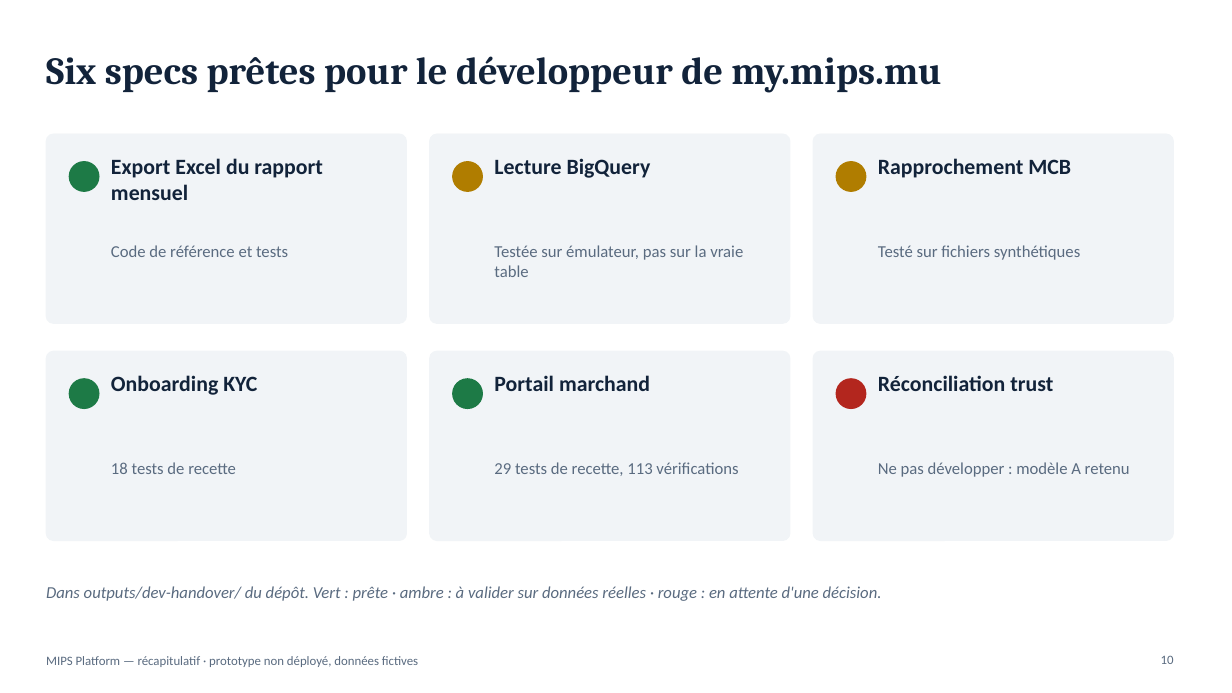
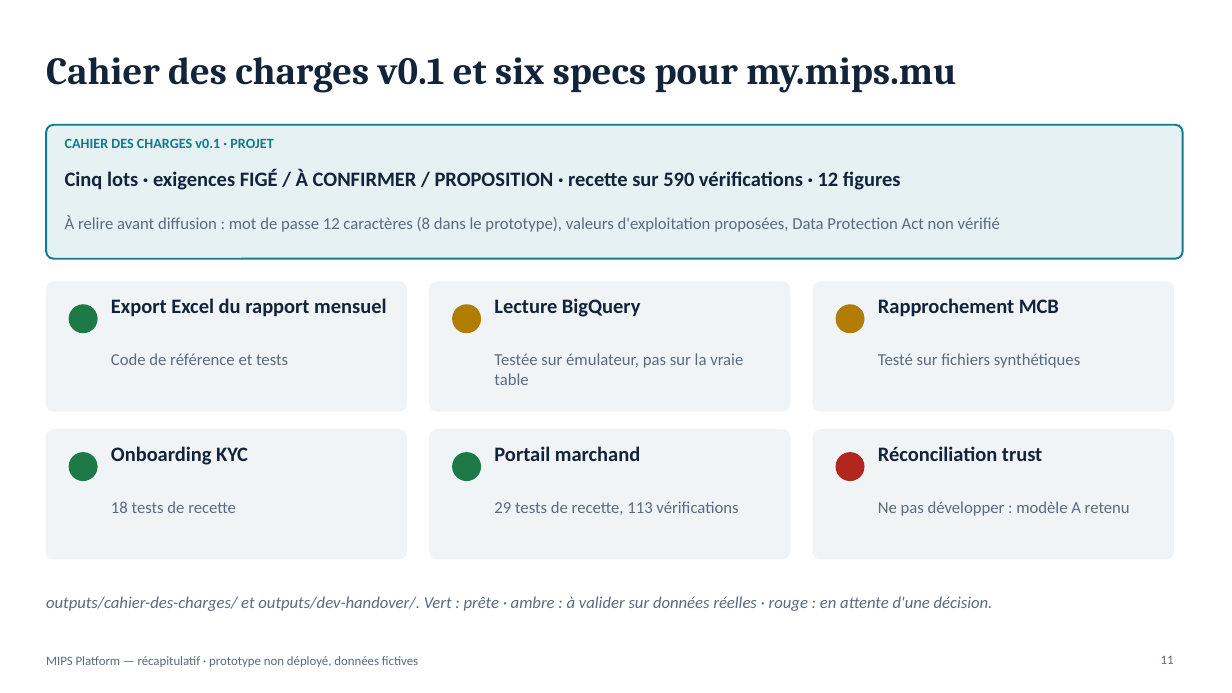
Before and after one commit to fmassonmips/mips-platform, a slide deck: slide 11 of outputs/recap/MIPS-recapitulatif.pptx (slide 10 before the commit). Drawn at 1232x693 pixels with LibreOffice and Linux fonts; fonts in the diff are those of the drawing. Boxes give left, top, right and bottom in pixels: in the first picture for what was removed or moved away, otherwise in the second. Text is boxed around its words. In the diff, an @@ line names an element or a change of style, - is before the commit and + after.

```diff
--- a/outputs/recap/MIPS-recapitulatif.pptx
+++ b/outputs/recap/MIPS-recapitulatif.pptx
@@ title at (46,57,956,93): text changed @@
-Six specs prêtes pour le développeur de my.mips.mu
+Cahier des charges v0.1 et six specs pour my.mips.mu
@@ rounded rectangle added at (46,125,1183,259), fill #0F7C8C at 10% opacity, outline #0F7C8C 1.5 pt @@
@@ text added at (65,138,273,148), 11 pt, text #0F7C8C, bold @@
+CAHIER DES CHARGES v0.1 · PROJET
@@ text added at (65,169,901,190), 16 pt, text #12233A, bold @@
+Cinq lots · exigences FIGÉ / À CONFIRMER / PROPOSITION · recette sur 590 vérifications · 12 figures
@@ text added at (65,215,1000,232), 13 pt, text #5A6B80 @@
+À relire avant diffusion : mot de passe 12 caractères (8 dans le prototype), valeurs d'exploitation proposées, Data Protection Act non vérifié
@@ rounded rectangle: place and size @@
-rounded rectangle at (46,134,407,323)
+rounded rectangle at (46,282,407,411)
@@ text "Export Excel du rapport mensuel": place and size @@
-text "Export Excel du rapport mensuel" at (111,158,323,200)
+text "Export Excel du rapport mensuel" at (111,298,386,317)
@@ rounded rectangle: place and size @@
-rounded rectangle at (430,134,790,323)
+rounded rectangle at (430,282,790,411)
@@ text "Lecture BigQuery": place and size @@
-text "Lecture BigQuery" at (494,158,651,178)
+text "Lecture BigQuery" at (494,298,641,317)
@@ proportions changed in 6 elements at (46,430,407,559), (430,430,790,559), (813,430,1174,559), (46,282,407,411), (430,282,790,411), (813,282,1174,411) @@
@@ rounded rectangle: place and size @@
-rounded rectangle at (813,134,1174,323)
+rounded rectangle at (813,282,1174,411)
@@ size 17 to 16 pt in 6 elements at (111,446,248,465), (494,446,640,461), (878,446,1042,461), (111,298,386,317), (494,298,641,317), (878,298,1059,317) @@
@@ text "Rapprochement MCB": place and size @@
-text "Rapprochement MCB" at (878,158,1071,178)
+text "Rapprochement MCB" at (878,298,1059,317)
@@ 3 ellipses: place and size @@
-3 ellipses at (69,162,866,191)
+3 ellipses at (69,305,864,333)
@@ text "Code de référence et tests": place and size @@
-text "Code de référence et tests" at (111,245,288,257)
+text "Code de référence et tests" at (111,353,288,365)
@@ text "Testée sur émulateur, pas sur ...": place and size @@
-text "Testée sur émulateur, pas sur ..." at (494,245,743,277)
+text "Testée sur émulateur, pas sur ..." at (494,353,743,385)
@@ text "Testé sur fichiers synthétiques": place and size @@
-text "Testé sur fichiers synthétiques" at (878,245,1080,260)
+text "Testé sur fichiers synthétiques" at (878,353,1080,368)
@@ rounded rectangle: place and size @@
-rounded rectangle at (46,351,407,541)
+rounded rectangle at (46,430,407,559)
@@ text "Onboarding KYC": place and size @@
-text "Onboarding KYC" at (111,375,257,395)
+text "Onboarding KYC" at (111,446,248,465)
@@ rounded rectangle: place and size @@
-rounded rectangle at (430,351,790,541)
+rounded rectangle at (430,430,790,559)
@@ text "Portail marchand": place and size @@
-text "Portail marchand" at (494,375,650,391)
+text "Portail marchand" at (494,446,640,461)
@@ rounded rectangle: place and size @@
-rounded rectangle at (813,351,1174,541)
+rounded rectangle at (813,430,1174,559)
@@ text "Réconciliation trust": place and size @@
-text "Réconciliation trust" at (878,375,1053,391)
+text "Réconciliation trust" at (878,446,1042,461)
@@ 3 ellipses: place and size @@
-3 ellipses at (69,379,866,409)
+3 ellipses at (69,453,864,481)
@@ text "18 tests de recette": place and size @@
-text "18 tests de recette" at (111,462,236,474)
+text "18 tests de recette" at (111,501,236,513)
@@ text "29 tests de recette, 113 ...": place and size @@
-text "29 tests de recette, 113 ..." at (494,462,738,476)
+text "29 tests de recette, 113 ..." at (494,501,738,515)
@@ text "Ne pas développer : modèle ...": place and size @@
-text "Ne pas développer : modèle ..." at (878,462,1130,477)
+text "Ne pas développer : modèle ..." at (878,501,1130,516)
@@ text at (46,596,993,611): text changed @@
-Dans outputs/dev-handover/ du dépôt. Vert : prête · ambre : à valider sur données réelles · rouge : en attente d'une décision.
+outputs/cahier-des-charges/ et outputs/dev-handover/. Vert : prête · ambre : à valider sur données réelles · rouge : en attente d'une décision.
@@ page number at (1161,656,1174,664): text changed @@
-10
+11
```
Also in this commit, not shown: 4 other slides changed, 1 slide added, 1 other file.
